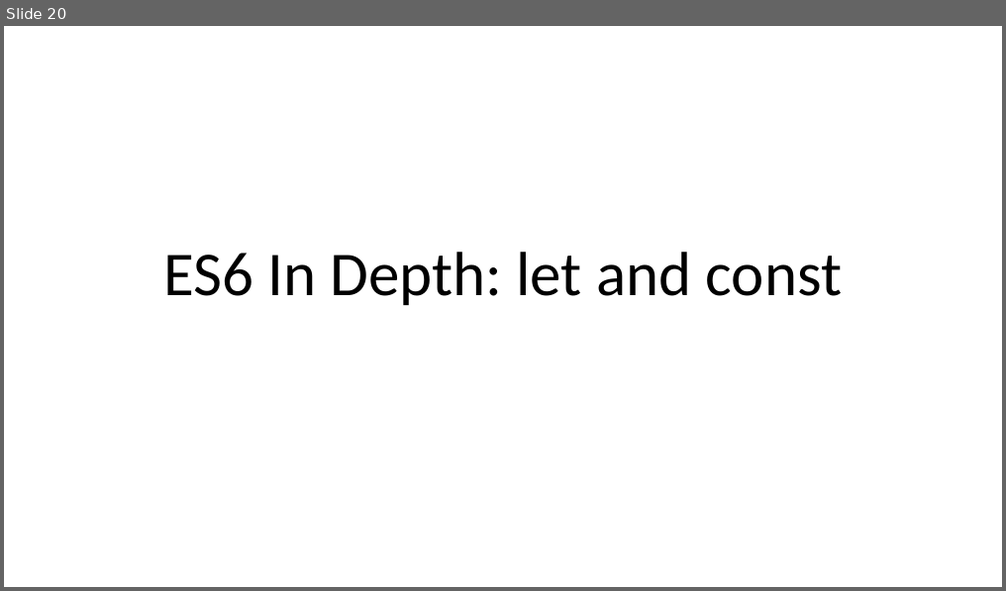
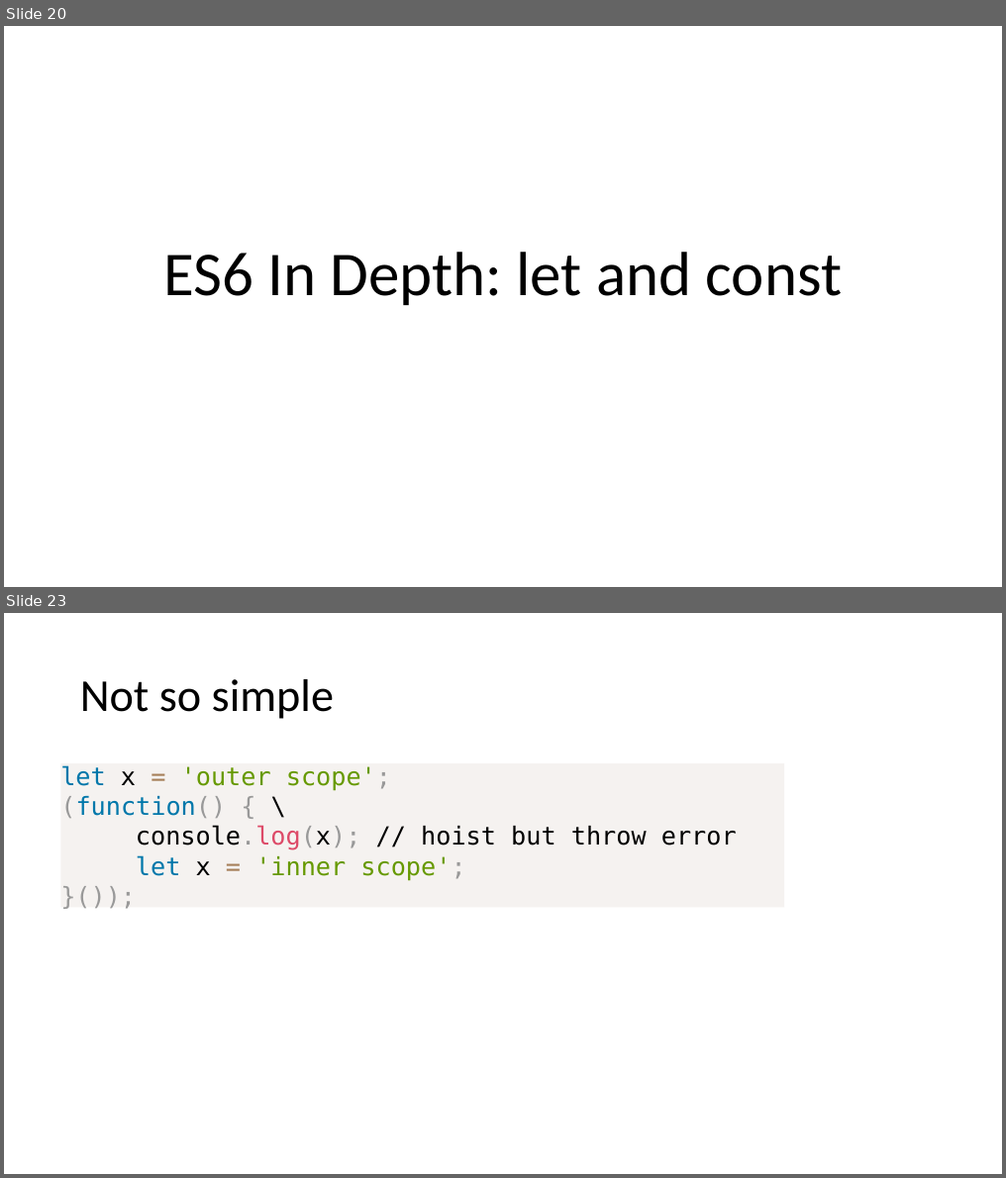
Before and after one commit to dzmitry-varabei/front-end-course, a slide deck: es6/es6.pptx. Shown one above the other, each under a label of ours: slide 20 before the commit, slides 20 and 23 after it; the slides between them are not shown. The pictures are 1006x591 and 1006x1178 pixels, drawn with LibreOffice and Linux fonts; fonts in the diff are those of the drawing. Boxes give left, top, right and bottom in pixels: in the first picture for what was removed or moved away, otherwise in the second. Text is boxed around its words. In the diff, an @@ line names an element or a change of style, - is before the commit and + after.

```diff
--- a/es6/es6.pptx
+++ b/es6/es6.pptx
@@ slide 23 added at (4, 613, 1002, 1174), background #FFFFFF @@
@@ title added at (80, 679, 334, 719), 44 pt, text #000000 @@
+Not so simple
@@ text added at (60, 760, 785, 911), fill #F5F2F0, 24 pt, text #000000 @@
+let x = 'outer scope';
+(function() { \
+console.log(x); // hoist but throw error
+let x = 'inner scope';
+}());
```
Also in this commit, not shown: 6 other slides added.
